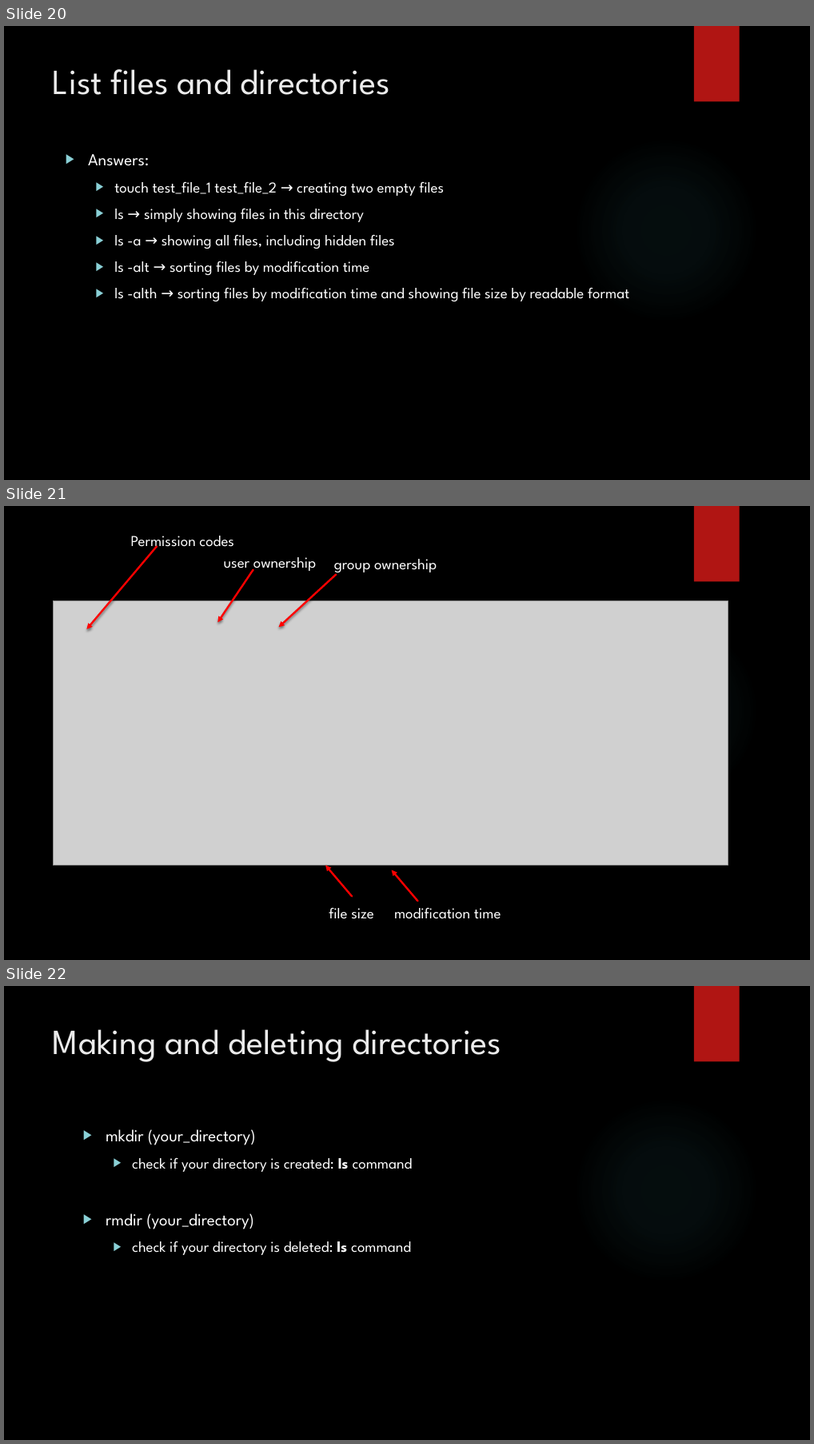
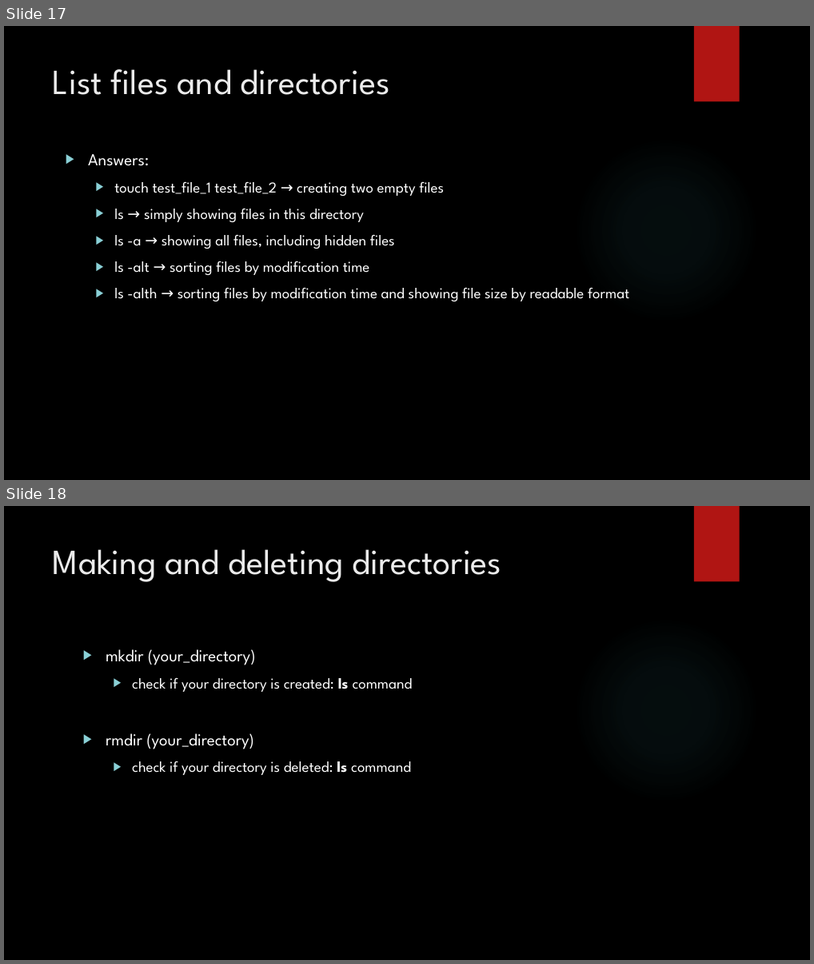
Before and after one commit to sysmedicine/KCLModule2_2022, a slide deck: IntroductionLinux/IntroToLinux_Day1_2022.pptx. Shown one above the other, each under a label of ours: slides 20, 21 and 22 before the commit, slides 17 and 18 after it. The pictures are 814x1444 and 814x964 pixels, drawn with LibreOffice and Linux fonts; fonts in the diff are those of the drawing; grey boxes stand for pictures; background and template pictures are left out. Boxes give left, top, right and bottom in pixels: in the first picture for what was removed or moved away, otherwise in the second. Text is boxed around its words. In the diff, an @@ line names an element or a change of style, - is before the commit and + after.

```diff
--- a/IntroductionLinux/IntroToLinux_Day1_2022.pptx
+++ b/IntroductionLinux/IntroToLinux_Day1_2022.pptx
@@ slide 21 removed at box(4, 506, 810, 960), background picture (left out); not listed: 2 template elements that a slide beside it also shows @@
@@ arrow removed from (157, 547) to (87, 629) @@
@@ text removed at box(131, 536, 234, 552) @@
-Permission codes
@@ arrow removed from (254, 569) to (218, 622) @@
@@ text removed at box(224, 557, 316, 573) @@
-user ownership
@@ arrow removed from (336, 574) to (278, 627) @@
@@ text removed at box(334, 559, 437, 575) @@
-group ownership
@@ picture removed at box(53, 601, 728, 865) @@
@@ arrow removed from (352, 896) to (326, 864) @@
@@ arrow removed from (418, 901) to (392, 869) @@
@@ text removed at box(329, 907, 374, 919) @@
-file size
@@ text removed at box(394, 908, 502, 919) @@
-modification time
@@ what was slide 20 is now slide 17 @@
@@ what was slide 22 is now slide 18 @@
```
Also in this commit, not shown: 2 slides changed, 4 other slides removed, 1 other file.
